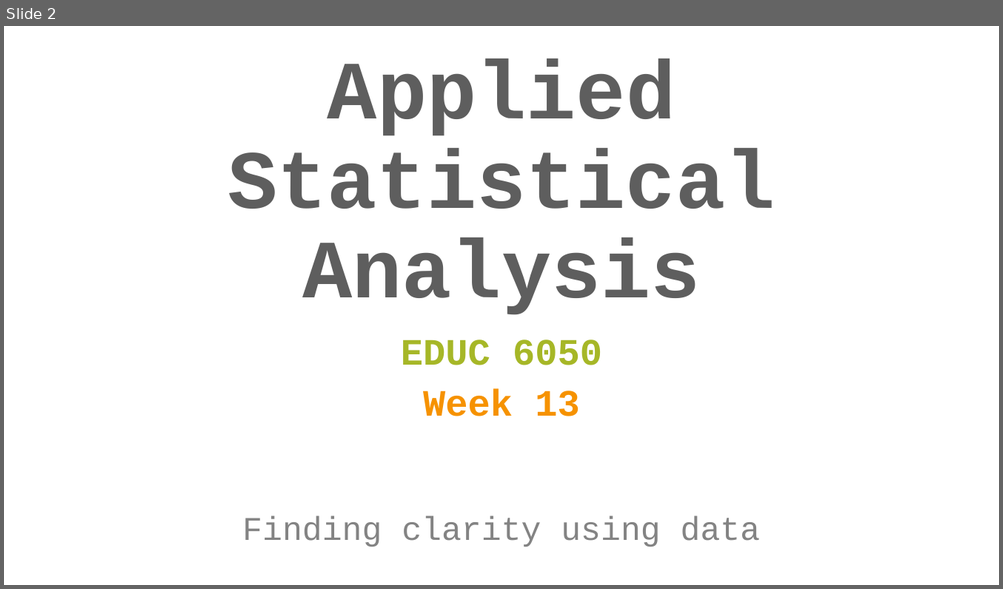
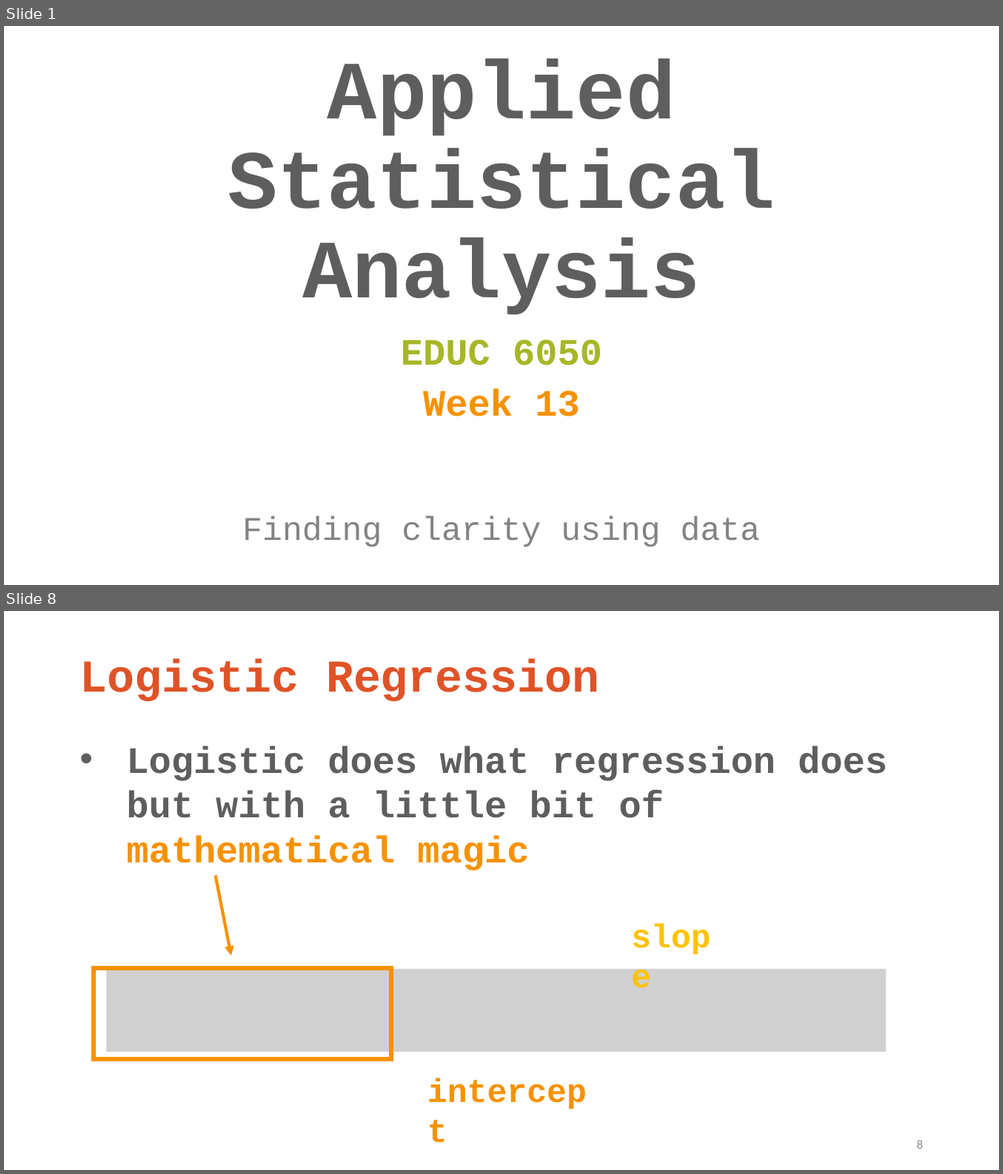
Before and after one commit to TysonStanley/EDU-6050, a slide deck: Slides/13_EDUC_6050_2018.pptx. Shown one above the other, each under a label of ours: slide 2 before the commit, slides 1 and 8 after it; the slides between them are not shown. The pictures are 1003x589 and 1003x1174 pixels, drawn with LibreOffice and Linux fonts; fonts in the diff are those of the drawing; grey boxes stand for pictures. Boxes give left, top, right and bottom in pixels: in the first picture for what was removed or moved away, otherwise in the second. Text is boxed around its words. In the diff, an @@ line names an element or a change of style, - is before the commit and + after.

```diff
--- a/Slides/13_EDUC_6050_2018.pptx
+++ b/Slides/13_EDUC_6050_2018.pptx
@@ slide 8 added at [4,611,999,1170], background #FFFFFF @@
@@ title added at [79,659,600,701], 44 pt, text #DF5327, bold @@
+Logistic Regression
@@ text added at [126,746,887,871], 36 pt, text #5E5E5E, bold @@
+• Logistic does what regression does but with a little bit of mathematical magic
@@ arrow added from (215, 876) to (231, 956), #F69200 3 pt @@
@@ text added at [624,911,731,960], 32 pt, text #FEC306, bold @@
+slope
@@ rectangle added at [94,968,391,1059], outline #F69200 4.5 pt @@
@@ picture added at [106,969,886,1052] @@
@@ text added at [421,1066,602,1114], 32 pt, text #F69200, bold @@
+intercept
@@ page number added at [916,1140,922,1149], 12 pt, text #8C8C8C @@
+8
@@ what was slide 2 is now slide 1 @@
```
Also in this commit, not shown: 48 other slides added, 6 slides removed, 3 other files.
